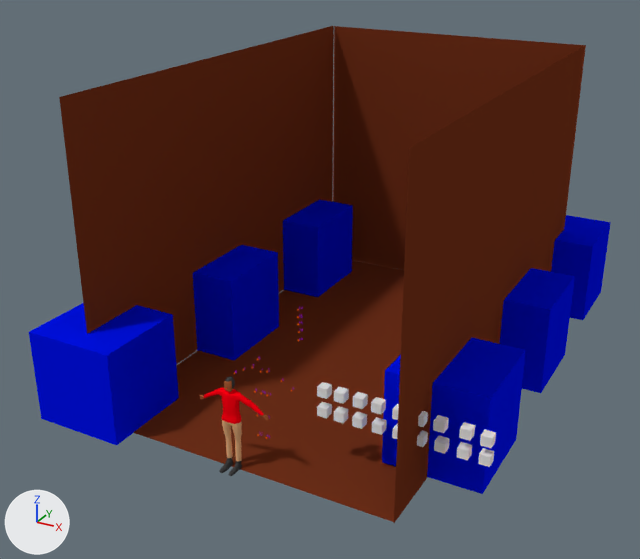
What one commit did to the Blender file blender-skeleton/blender_skeleton.blend.
The view is the same before and after, from a camera (50 mm lens) standing at (8.15, -12.41, 9.98) and looking at (-0.73, 3.75, 1.9). Lighting does not change. The marker at lower left points along +X, +Y and +Z.
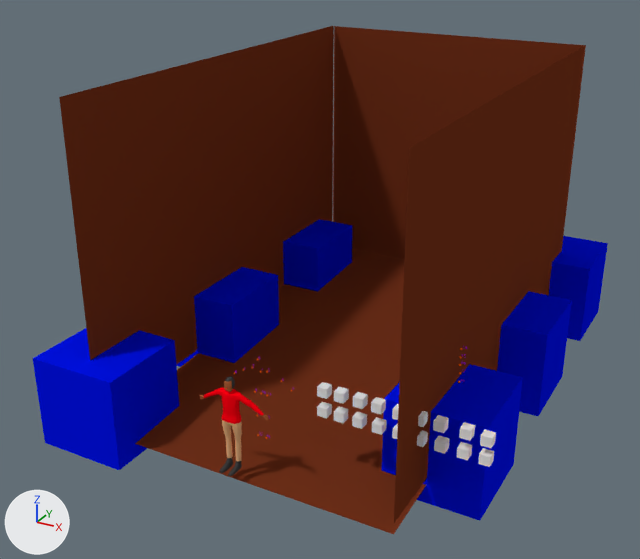
Boxes [x1, y1, x2, y2] around the edits, measured in the pictures (640 x 559 px):
'Plane', reshaped, moved (7% wider, 9% taller): before [133, 260, 404, 522]; after [135, 249, 426, 534]
'Cube.006', moved: before [29, 303, 179, 445]; after [33, 328, 179, 470]
'Cube.005', moved: before [382, 338, 526, 494]; after [382, 364, 523, 521]
'Cube.001', moved: before [193, 245, 279, 360]; after [176, 267, 279, 367]
'Cube.002', moved: before [500, 268, 575, 393]; after [497, 291, 572, 416]
'Cube.003', moved: before [283, 200, 353, 297]; after [283, 219, 352, 292]
'Cube.004', moved: before [551, 215, 611, 320]; after [549, 236, 608, 341]

The change in detail:
me_plane_001 has 4 vertices, 1 face and spans x -3.32..3.32, y -3.23..7.0, z 0.0.
me_plane_001 is used by ob_plane; location (0.0, 2.23, 0.02).
Part 1, on me_plane_001:
Vertex 0 of me_plane_001 moves from (-3.32, -3.23, 0.0) to (-3.32, -4.63, -0.28).
Vertex 1 of me_plane_001 moves from (3.32, -3.23, 0.0) at pixel (393, 522) to (3.32, -4.63, -0.28) at pixel (393, 534).
Vertex 2 of me_plane_001 moves from (-3.32, 7.0, 0.0) to (-3.32, 5.59, 0.34).
Vertex 3 of me_plane_001 moves from (3.32, 7.0, 0.0) to (3.32, 5.59, 0.34).
Object 'Cube.006' (ob_cube_006) moves from (-3.4, -0.49, 1.0) to (-3.4, -0.49, 0.41).
Object 'Cube.005' (ob_cube_005) moves from (3.4, 1.49, 1.0) to (3.4, 1.49, 0.41).
Object 'Cube.004' (ob_cube_004) moves from (3.26, 9.48, 1.0) to (3.26, 9.48, 0.41).
Object 'Cube.003' (ob_cube_003) moves from (-3.28, 7.44, 1.0) to (-3.28, 7.44, 0.41).
Object 'Cube.002' (ob_cube_002) moves from (3.33, 5.46, 1.0) to (3.33, 5.46, 0.41).
Object 'Cube.001' (ob_cube_001) moves from (-3.29, 3.47, 1.0) to (-3.29, 3.47, 0.41).
Object 'Plane' (ob_plane) moves from (0.0, 2.23, 0.02) to (0.0, 3.65, 0.02).
